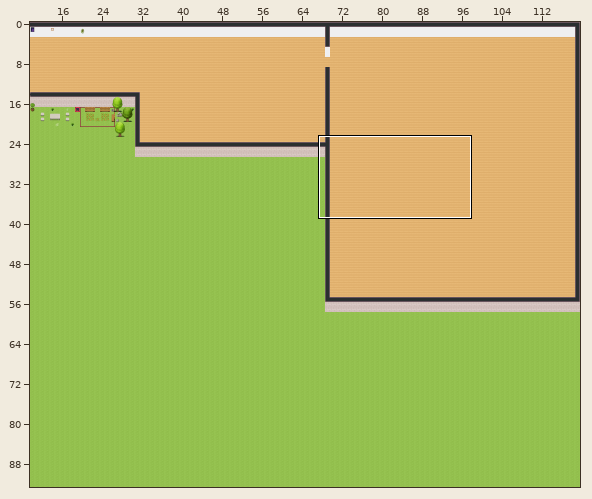
An edit to a level. Tiled map (JSON), maps/map.tmj. The first picture is a wide view before the edit; the outline marks the close-up.
Close-up. Old version:
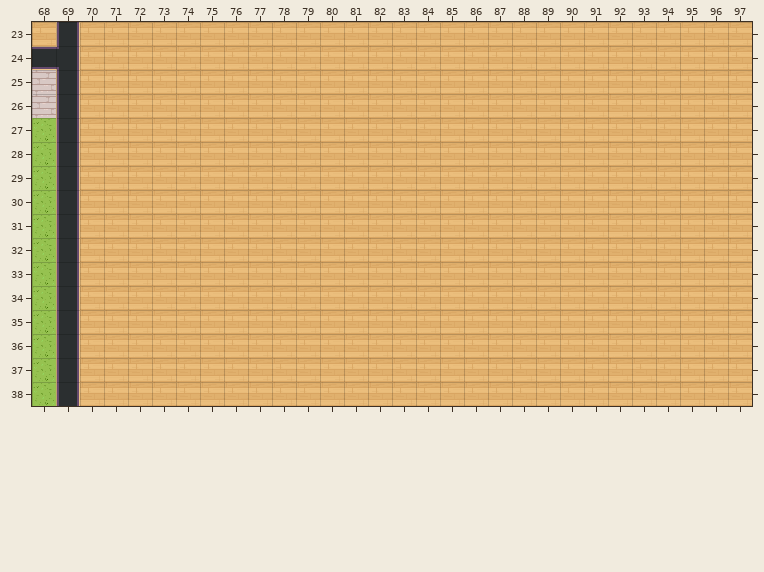
Cells are 32x32 px. Shown: x 68..97, y 23..38. The commit also changed other parts of the map, which this record leaves out.
Now the later version:
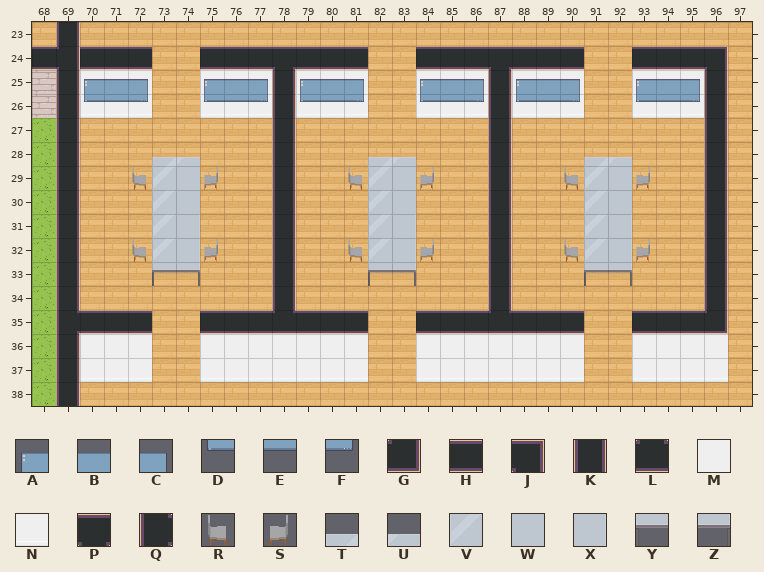
Key: from "WA_Miscellaneous": A 40, B 41, C 42, D 50, E 51, F 52; from "WA_Room_Builder": G 54, H 95, J 99, K 102, L 110, M 119, N 144, P 160, Q 218; from "WA_Seats": R 119, S 120; from "WA_Tables": T 5, U 6, V 15, W 16, X 17, Y 25, Z 27.
_ is an empty cell, . an unchanged one.
From old to new:
--- layer "walls/walls1"
@@ x 69..96 @@
-24 .___.._______.._______..____
-25 .___.._______.._______..____
-26 .___.._______.._______..____
-27 ........._........_........_
-28 ........._........_........_
-29 ........._........_........_
-30 ........._........_........_
-31 ........._........_........_
-32 ........._........_........_
-33 ........._........_........_
-34 ........._........_........_
-35 K___.._______.._______..____
-36 .___.._______.._______..____
-37 .___.._______.._______..____
+24 .HHH..HHHPHHH..HHHPHHH..HHHJ
+25 .MMM..MMMKMMM..MMMKMMM..MMMK
+26 .NNN..NNNKNNN..NNNKNNN..NNNK
+27 .........K........K........K
+28 .........K........K........K
+29 .........K........K........K
+30 .........K........K........K
+31 .........K........K........K
+32 .........K........K........K
+33 .........K........K........K
+34 .........K........K........K
+35 QHHH..HHHLHHH..HHHLHHH..HHHG
+36 .MMM..MMMMMMM..MMMMMMM..MMMM
+37 .NNN..NNNNNNN..NNNNNNN..NNNN
--- layer "walls/walls2"
@@ x 70..95 @@
-25 ___..___.___..___.___..___
-26 ___..___.___..___.___..___
+25 ABC..ABC.ABC..ABC.ABC..ABC
+26 DEF..DEF.DEF..DEF.DEF..DEF
--- layer "furniture/furniture2"
@@ x 72..93 @@
-28 .__.......__.......__.
-29 ____.....____.....____
-30 .__.......__.......__.
-31 .__.......__.......__.
-32 ____.....____.....____
-33 .__.......__.......__.
+28 .TU.......TU.......TU.
+29 RVWS.....RVWS.....RVWS
+30 .VW.......VW.......VW.
+31 .VX.......VX.......VX.
+32 RVXS.....RVXS.....RVXS
+33 .YZ.......YZ.......YZ.
Changed places in both close-ups, as pixel boxes (x1, y1, x2, y2):
changed: (77, 46, 728, 382)
